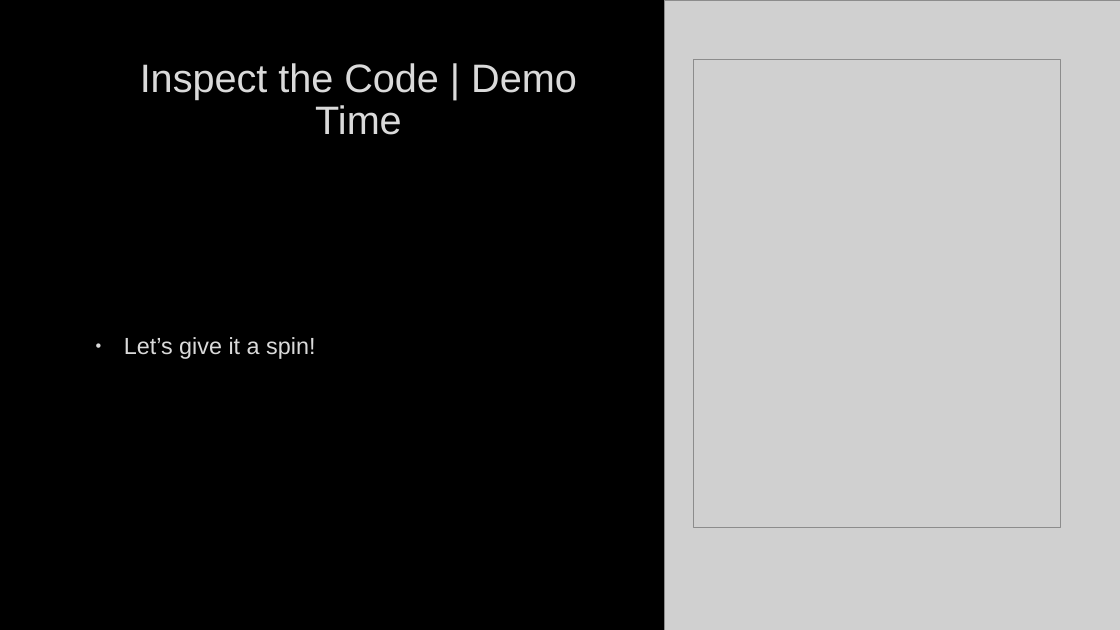
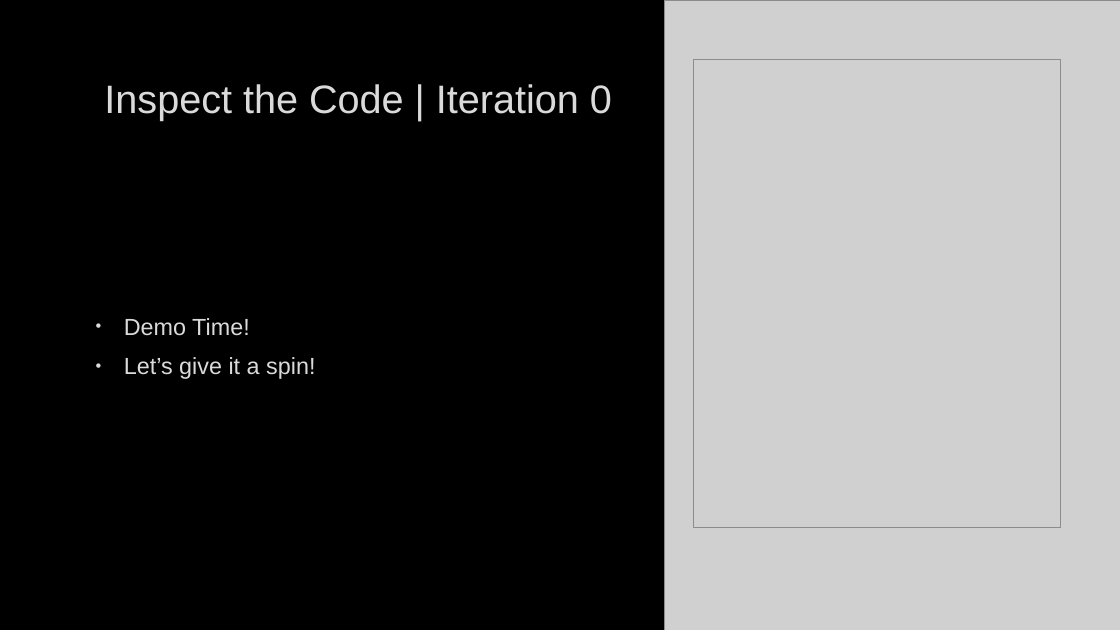
Before and after one commit to anibalvelarde/api-workshop, a slide deck: slide 12 of zzz-additional-documentation/Rest-Api-Design-Build-Run-Day-2.pptx (slide 11 before the commit). Drawn at 1120x630 pixels with LibreOffice and Linux fonts; fonts in the diff are those of the drawing; grey boxes stand for pictures; background and template pictures are left out. Boxes give left, top, right and bottom in pixels: in the first picture for what was removed or moved away, otherwise in the second. Text is boxed around its words. In the diff, an @@ line names an element or a change of style, - is before the commit and + after.

```diff
--- a/zzz-additional-documentation/Rest-Api-Design-Build-Run-Day-2.pptx
+++ b/zzz-additional-documentation/Rest-Api-Design-Build-Run-Day-2.pptx
@@ title at [104,84,612,121]: text changed @@
-Inspect the Code | Demo Time
+Inspect the Code | Iteration 0
@@ text at [124,318,250,336]: paragraph added @@
+• Demo Time!
```
Also in this commit, not shown: 4 slides added, 1 other file.
